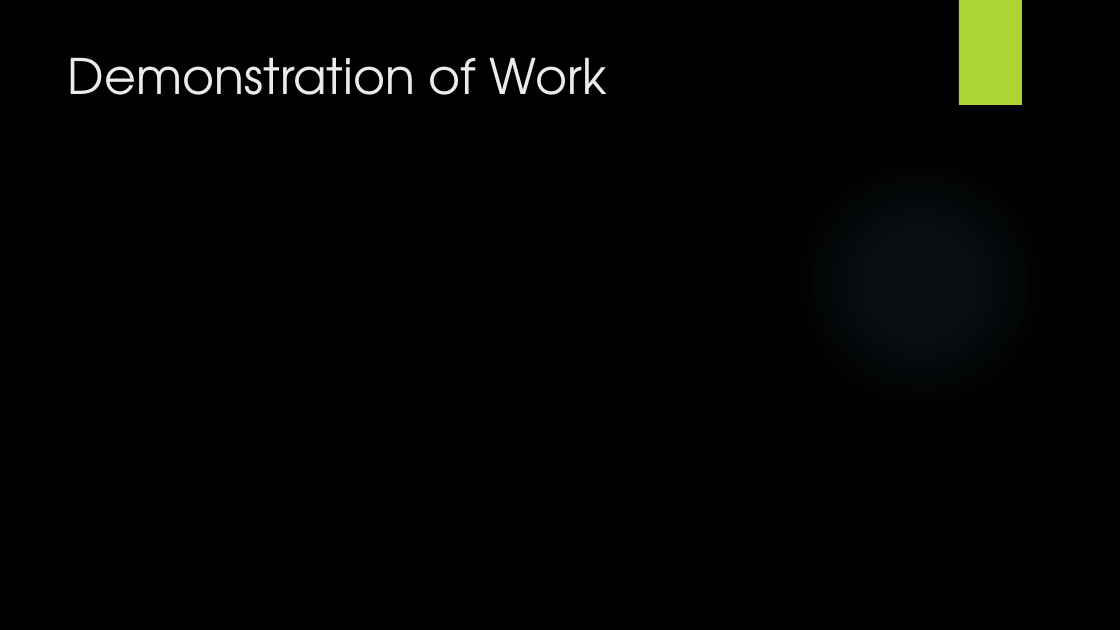
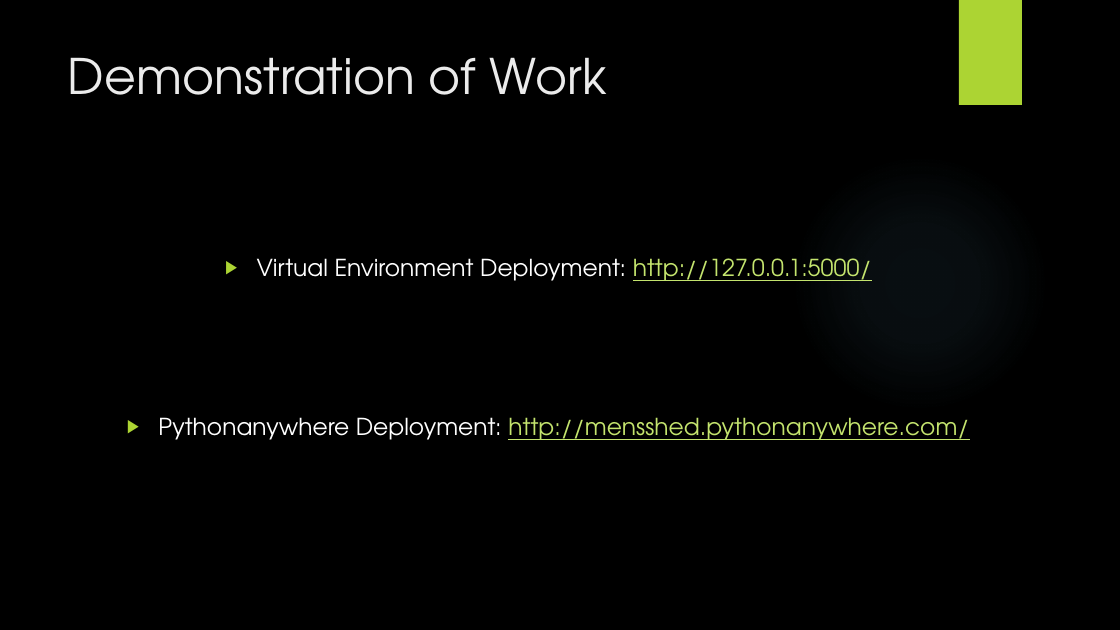
Before and after one commit to JBLACK2889/MENS-SHED-SOC09109, a slide deck: slide 6 of Documentation/reports/Presentation.pptx. Drawn at 1120x630 pixels with LibreOffice and Linux fonts; fonts in the diff are those of the drawing; background and template pictures are left out. Boxes give left, top, right and bottom in pixels: in the first picture for what was removed or moved away, otherwise in the second. Text is boxed around its words. In the diff, an @@ line names an element or a change of style, - is before the commit and + after.

```diff
--- a/Documentation/reports/Presentation.pptx
+++ b/Documentation/reports/Presentation.pptx
@@ text added at <box>158,258,969,440</box>, 20 pt, text #C4E46E, underline @@
+▶ Virtual Environment Deployment: http://127.0.0.1:5000/
+▶ Pythonanywhere Deployment: http://mensshed.pythonanywhere.com/
```
Also in this commit, not shown: 2 other slides changed.
